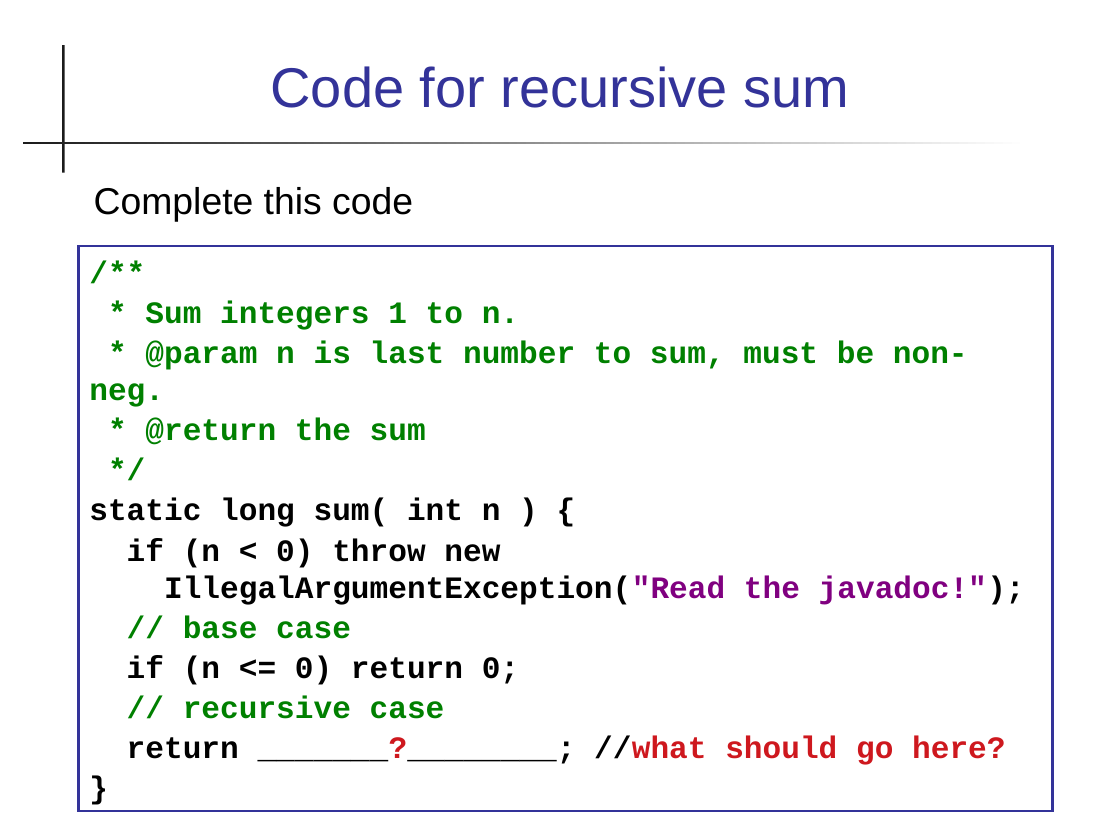
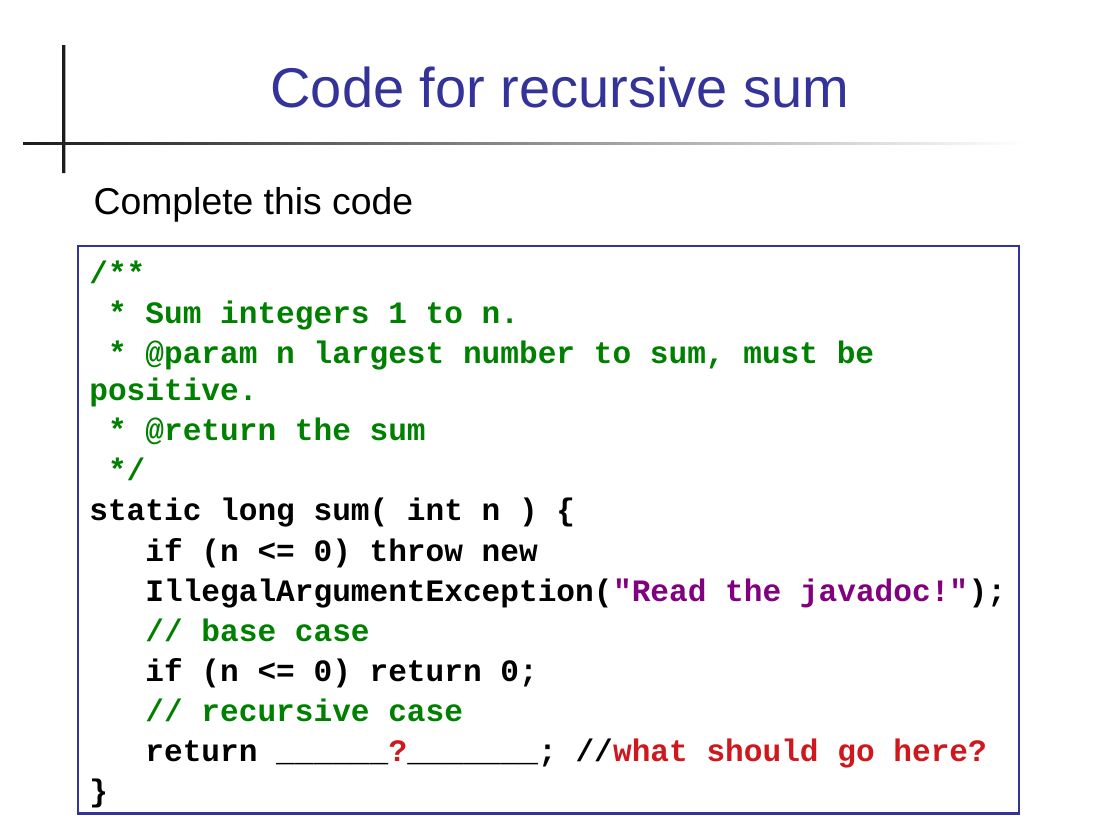
Before and after one commit to skeoop/skeoop.github.io, a slide deck: slide 9 of recursion/Recursion.ppt. Drawn at 1120x840 pixels with LibreOffice and Linux fonts; fonts in the diff are those of the drawing. Boxes give left, top, right and bottom in pixels: in the first picture for what was removed or moved away, otherwise in the second. Text is boxed around its words. In the diff, an @@ line names an element or a change of style, - is before the commit and + after.

```diff
--- a/recursion/Recursion.ppt
+++ b/recursion/Recursion.ppt
@@ rectangle "/**" resized from (x1=78, y1=246, x2=1053, y2=811) to (x1=78, y1=246, x2=1019, y2=813) @@
@@ text in rectangle at (x1=89, y1=340, x2=874, y2=407): text changed @@
-* @param n is last number to sum, must be non-neg.
+* @param n largest number to sum, must be positive.
@@ text in rectangle at (x1=145, y1=538, x2=1006, y2=608): text changed @@
-if (n < 0) throw new
-IllegalArgumentException("Read the javadoc!");
+if (n <= 0) throw new
+IllegalArgumentException("Read the javadoc!");
@@ text in rectangle at (x1=145, y1=739, x2=986, y2=768): text changed @@
-return _______?________; //what should go here?
+return ______?_______; //what should go here?
```
Also in this commit, not shown: 27 other slides changed, 1 slide added, 1 slide removed, 3 other files.
